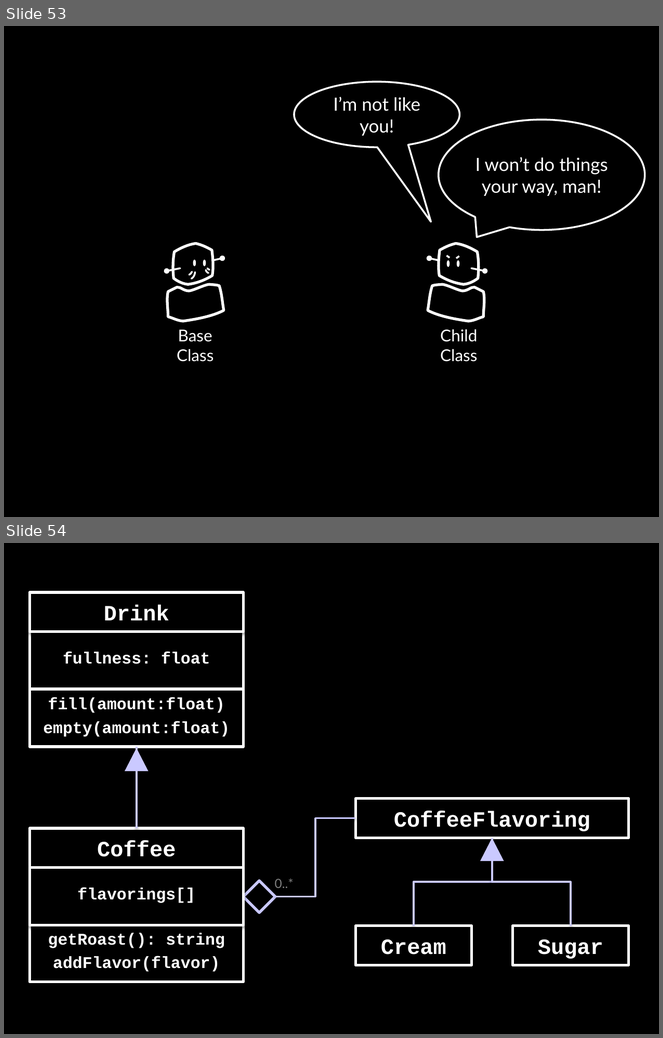
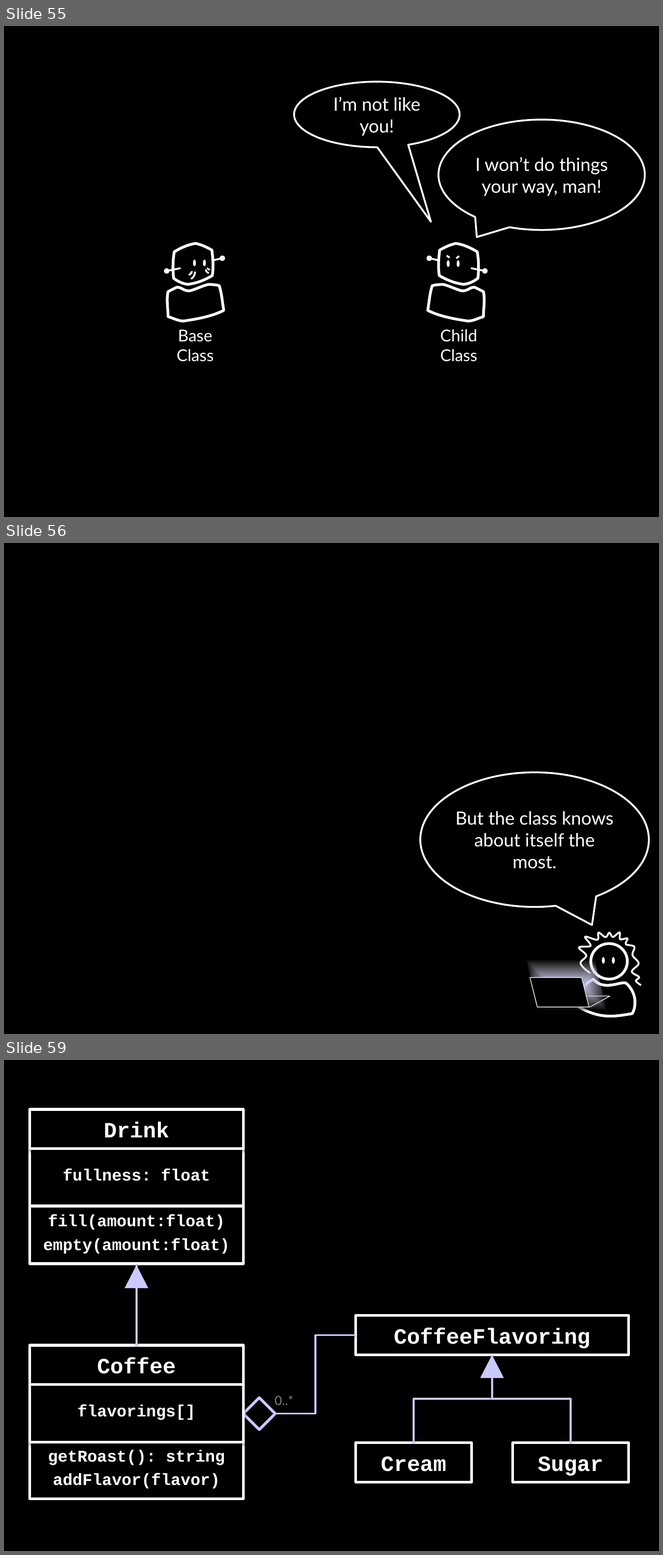
Before and after one commit to socketwench/OOPforObjectHaters, a slide deck: src/OOPforObjectHaters.pptx. Shown one above the other, each under a label of ours: slides 53 and 54 before the commit, slides 55, 56 and 59 after it; the slides between them are not shown. The pictures are 663x1038 and 663x1555 pixels, drawn with LibreOffice and Linux fonts; fonts in the diff are those of the drawing. Boxes give left, top, right and bottom in pixels: in the first picture for what was removed or moved away, otherwise in the second. Text is boxed around its words. In the diff, an @@ line names an element or a change of style, - is before the commit and + after.

```diff
--- a/src/OOPforObjectHaters.pptx
+++ b/src/OOPforObjectHaters.pptx
@@ slide 56 added at (4,543,659,1034), background #000000 @@
@@ speech bubble added at (421,772,649,908), outline #FFFFFF 2 pt, 20 pt, text #FFFFFF @@
+But the class knows about itself the most.
@@ freeform shape added at (579,933,642,986), outline #FFFFFF 2 pt @@
@@ ellipse added at (591,944,628,979), outline #FFFFFF 3 pt @@
@@ parallelogram added at (526,960,607,1011), fill gradient #CAC9FF to #FFFFFF @@
@@ ellipse added at (602,958,606,964), fill #FFFFFF @@
@@ ellipse added at (612,958,616,964), fill #FFFFFF @@
@@ parallelogram added at (530,978,589,1007), fill #000000, outline #FFFFFF 0.75 pt @@
@@ freeform shape added at (579,979,636,1017), outline #FFFFFF 3 pt @@
@@ parallelogram added at (538,996,611,1007), fill #000000, outline #FFFFFF 0.75 pt @@
@@ what was slide 53 is now slide 55 @@
@@ what was slide 54 is now slide 59 @@
```
Also in this commit, not shown: 1 slide changed, 4 other slides added, 9 other files.
